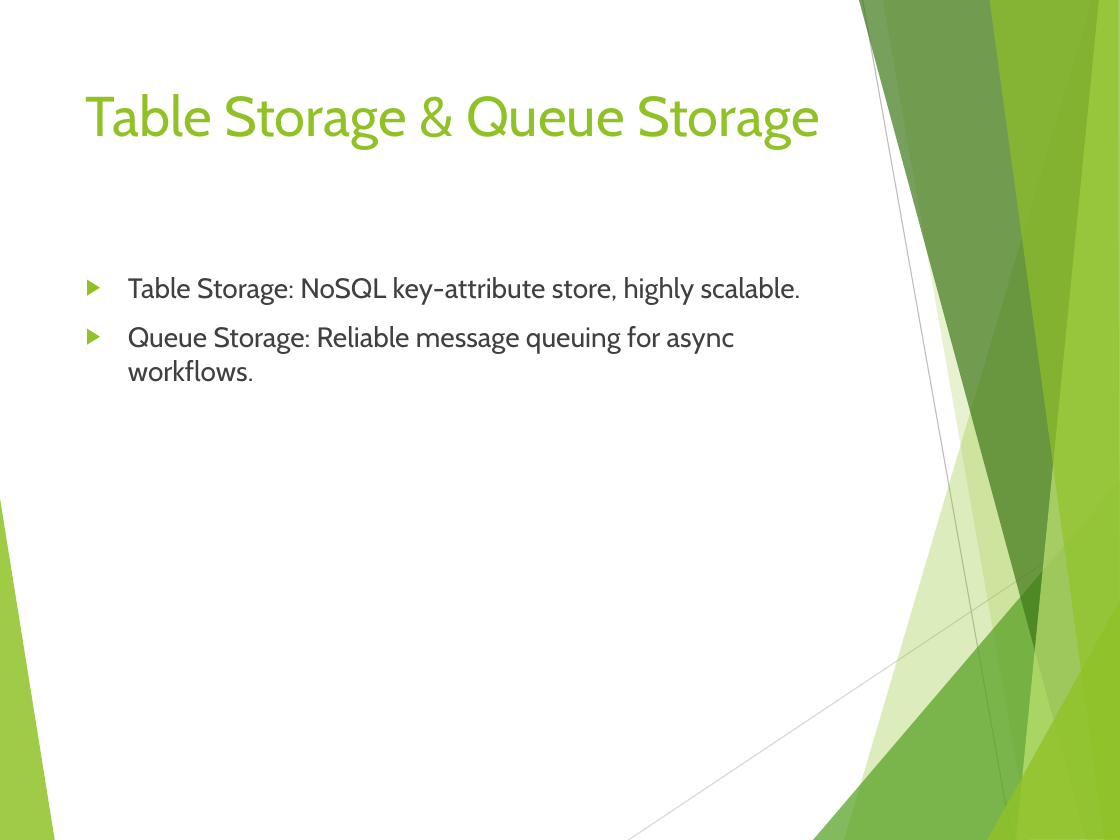
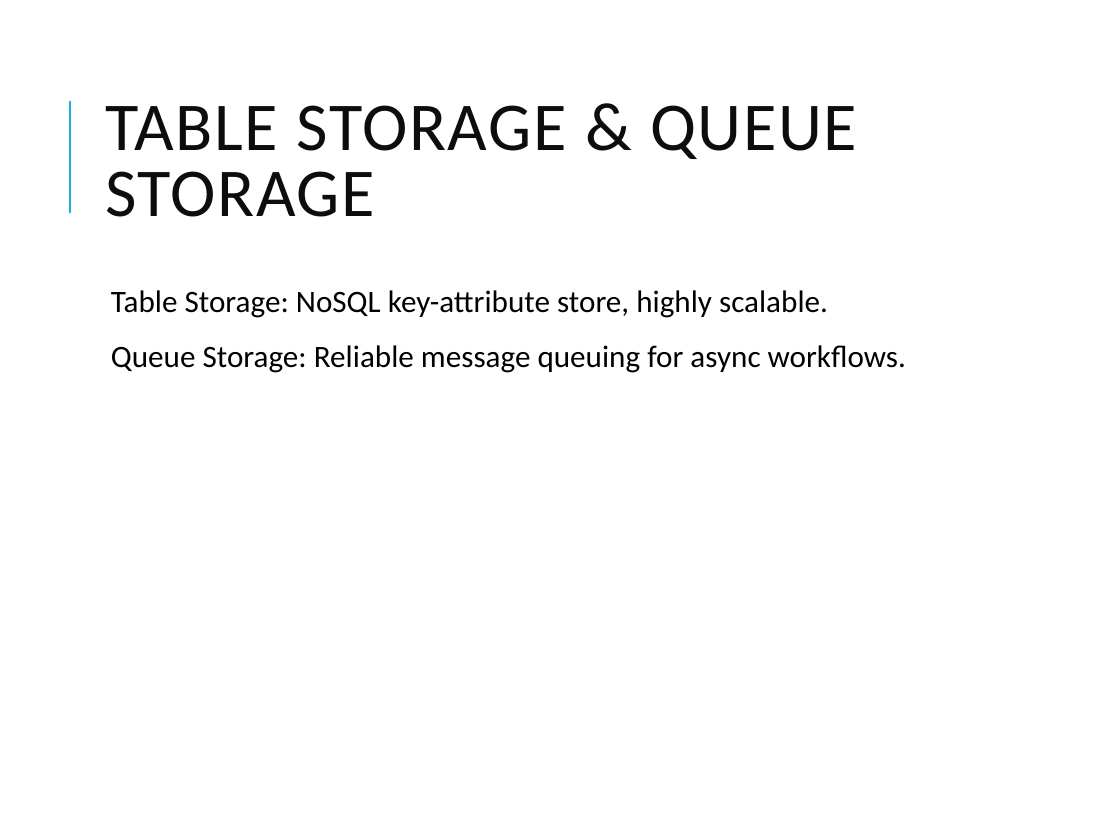
Before and after one commit to vivek1570/DE-Content-WithSnowflakes, a slide deck: slide 6 of Week-1/Day-2/Azure_Storage_Deep_Dive.pptx. Drawn at 1120x840 pixels with LibreOffice and Linux fonts; fonts in the diff are those of the drawing. Boxes give left, top, right and bottom in pixels: in the first picture for what was removed or moved away, otherwise in the second. Text is boxed around its words. In the diff, an @@ line names an element or a change of style, - is before the commit and + after.

```diff
--- a/Week-1/Day-2/Azure_Storage_Deep_Dive.pptx
+++ b/Week-1/Day-2/Azure_Storage_Deep_Dive.pptx
@@ title "TABLE STORAGE & QUEUE STORAGE" at box(105, 105, 857, 217): vertical alignment top to middle @@
@@ line added from (69, 213) to (69, 101), #1CADE4 1.5 pt @@
@@ title at box(105, 105, 857, 217): text changed; size 36 to 44 pt; font Cabin to Calibri; text colour #90C226 to #0D0D0D @@
-Table Storage & Queue Storage
+TABLE STORAGE & QUEUE STORAGE
@@ text "Table Storage: NoSQL key-attribute store, ...": place and size @@
-text "Table Storage: NoSQL key-attribute store, ..." at box(128, 277, 801, 382)
+text "Table Storage: NoSQL key-attribute store, ..." at box(111, 290, 906, 373)
@@ text "Table Storage: NoSQL key-attribute store, ..." at box(111, 290, 906, 373): size 18 to 20 pt, font Cabin to Calibri, text colour #404040 to #000000; bullet ▶ to  ; line spacing 1 to 0.9; more space between paragraphs; bullet colour #90C226 to #1CADE4 @@
@@ group removed at box(0, 0, 1120, 840): 8 freeform shapes, 2 lines @@
```
Also in this commit, not shown: 12 other slides changed, 3 other files.
